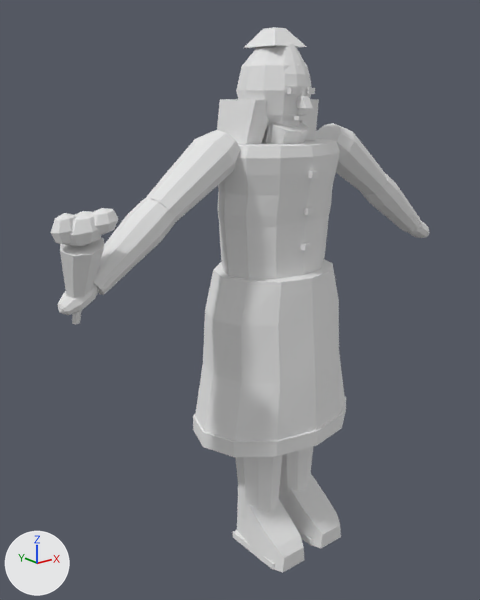
The FBX model Assets/Pedestrians/Staged/Models/CemeteryMourner3D.fbx as it was, and as the next commit left it.
Before and after are seen from a 50 mm camera at (-1.444, -1.611, 1.566) aimed at (-0.093, 0.078, 0.89). Arrows for +X, +Y and +Z are at lower left; the lights stay in place. The picture after the commit comes second.

Names of what the first picture shows: 'ACC_BouquetBloomA', 'ACC_BouquetBloomB', 'ACC_BouquetGreens', 'ACC_BouquetStems', 'ACC_BouquetWrap', 'CLO_Chest', 'CLO_CoatHem', 'CLO_Skirt', 'CLO_SleeveLower.R', 'CLO_SleeveUpper.L', 'CLO_SleeveUpper.R', 'CLO_Stocking.R', 'CLO_Veil', 'CLO_VeilDrape.R', 'CLO_Waist', 'GEO_Boot.L', 'GEO_Boot.R' and 19 more.
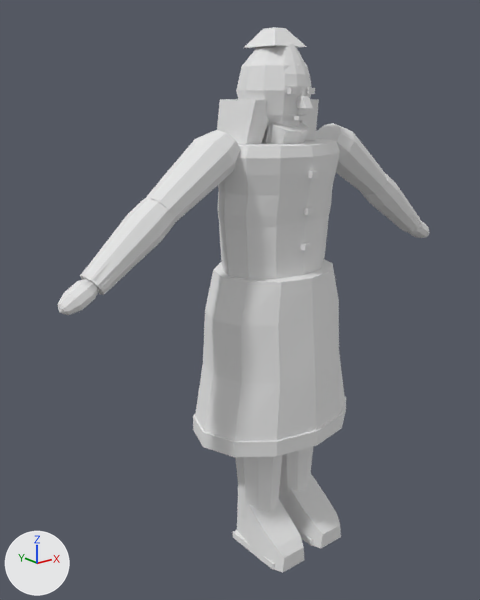
Boxes [x1, y1, x2, y2] around the edits, measured in the pictures (480 x 600 px):
'ACC_BouquetWrap', deleted
    before: [60, 238, 104, 298]
'ACC_BouquetBloomA', deleted
    before: [68, 211, 102, 246]
'ACC_BouquetGreens', deleted
    before: [51, 213, 76, 245]
'ACC_BouquetBloomB', deleted
    before: [91, 208, 118, 235]
'ACC_BouquetStems', deleted
    before: [72, 310, 82, 325]

Edits to the bpy script that builds the scene:
```text
Remove ob_acc_bouquetblooma:
    ob_acc_bouquetblooma = bpy.data.objects.new('ACC_BouquetBloomA', me_acc_bouquetblooma_mesh_001)
    ob_acc_bouquetblooma.location = (-0.678, -0.016, 1.069)
Remove ob_acc_bouquetbloomb:
    ob_acc_bouquetbloomb = bpy.data.objects.new('ACC_BouquetBloomB', me_acc_bouquetbloomb_mesh_001)
    ob_acc_bouquetbloomb.location = (-0.678, -0.016, 1.069)
Remove ob_acc_bouquetwrap:
    ob_acc_bouquetwrap = bpy.data.objects.new('ACC_BouquetWrap', me_acc_bouquetwrap_mesh_001)
    ob_acc_bouquetwrap.location = (-0.678, -0.016, 1.069)
Remove ob_acc_bouquetstems:
    ob_acc_bouquetstems = bpy.data.objects.new('ACC_BouquetStems', me_acc_bouquetstems_mesh_001)
    ob_acc_bouquetstems.location = (-0.678, -0.016, 1.069)
Remove ob_acc_bouquetgreens:
    ob_acc_bouquetgreens = bpy.data.objects.new('ACC_BouquetGreens', me_acc_bouquetgreens_mesh_001)
    ob_acc_bouquetgreens.location = (-0.678, -0.016, 1.069)
```
